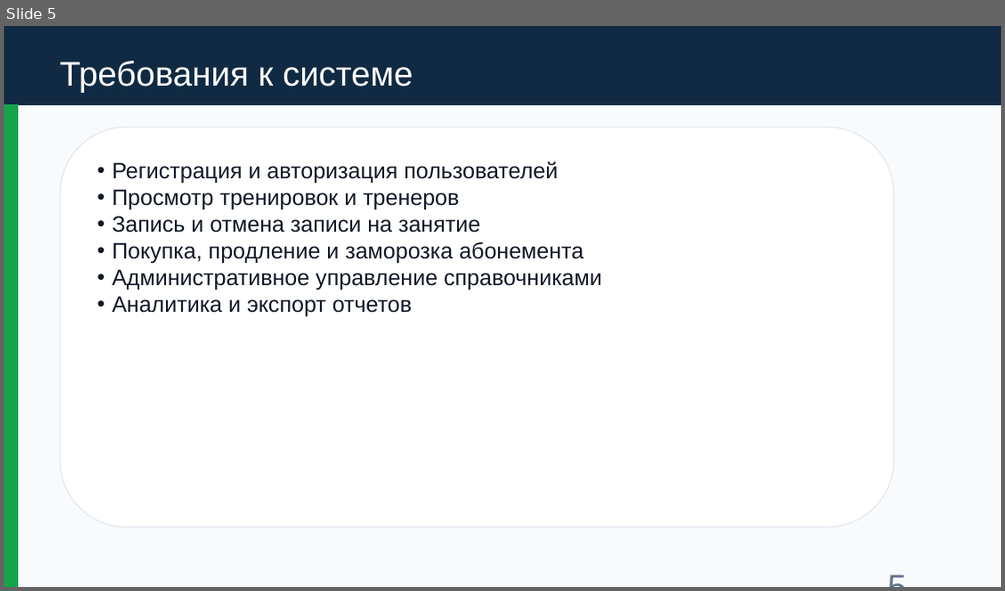
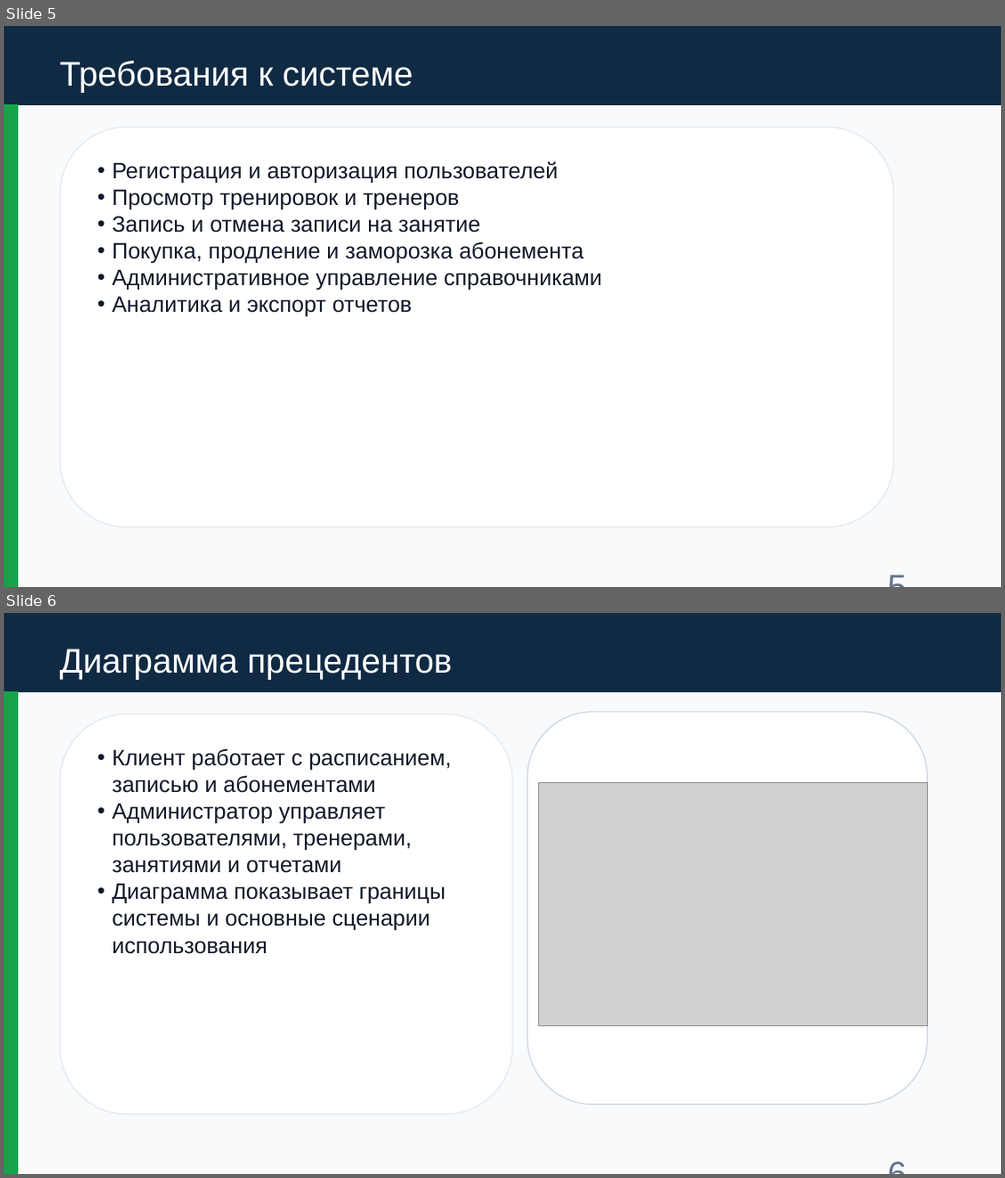
Before and after one commit to 9onin/fitness_gym_app, a slide deck: docs/fitness_gym_defense_presentation.pptx. Shown one above the other, each under a label of ours: slide 5 before the commit, slides 5 and 6 after it. The pictures are 1005x591 and 1005x1178 pixels, drawn with LibreOffice and Linux fonts; fonts in the diff are those of the drawing; grey boxes stand for pictures. Boxes give left, top, right and bottom in pixels: in the first picture for what was removed or moved away, otherwise in the second. Text is boxed around its words. In the diff, an @@ line names an element or a change of style, - is before the commit and + after.

```diff
--- a/docs/fitness_gym_defense_presentation.pptx
+++ b/docs/fitness_gym_defense_presentation.pptx
@@ slide 6 added at (4,613,1001,1174), background #FFFFFF @@
@@ rectangle added at (4,613,1001,1174), fill #F8FAFC, outline #F8FAFC 1 pt @@
@@ rectangle added at (4,613,1001,691), fill #102A43, outline #102A43 1 pt @@
@@ text added at (60,649,452,680), 33 pt, text #FFFFFF @@
+Диаграмма прецедентов
@@ rectangle added at (4,691,17,1174), fill #16A34A, outline #16A34A 1 pt @@
@@ rounded rectangle added at (60,714,512,1114), fill #FFFFFF, outline #E2E8F0 1 pt, 21.5 pt, text #111827 @@
+• Клиент работает с расписанием, записью и абонементами
+• Администратор управляет пользователями, тренерами, занятиями и отчетами
+• Диаграмма показывает границы системы и основные сценарии использования
@@ rounded rectangle added at (527,712,928,1104), fill #FFFFFF, outline #CBD5E1 1 pt @@
@@ picture added at (539,782,928,1025) @@
@@ text added at (873,1143,925,1161), 33 pt, text #64748B @@
+6
```
Also in this commit, not shown: 14 other slides changed, 5 other slides added, 34 other files.
